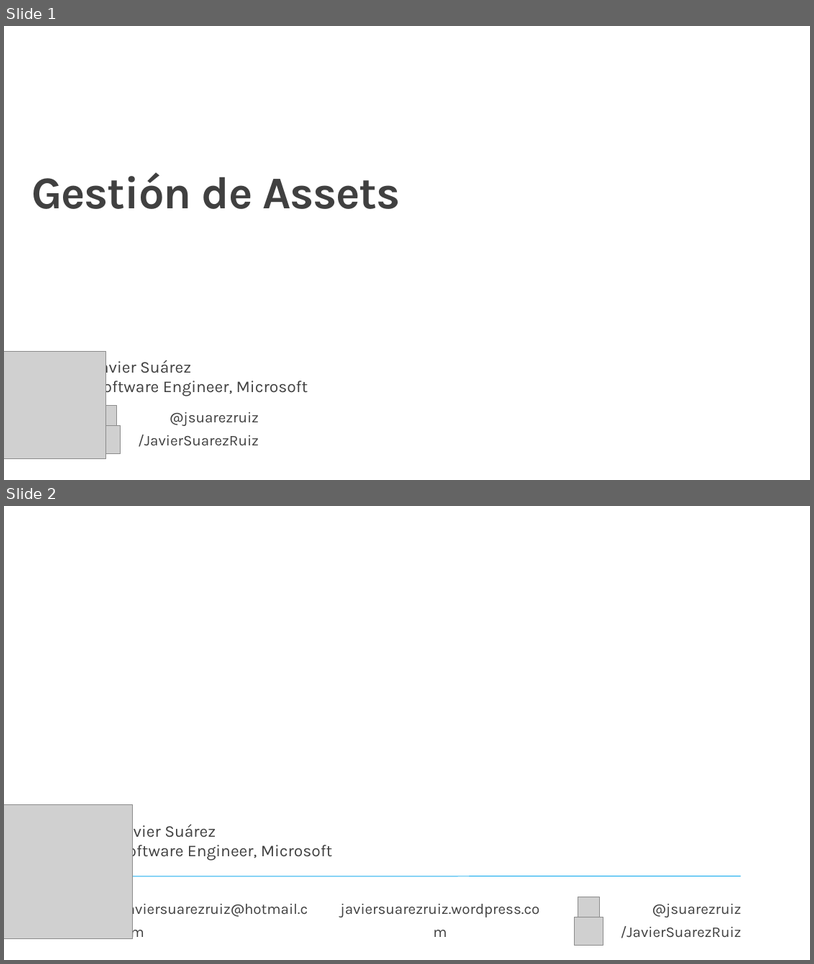
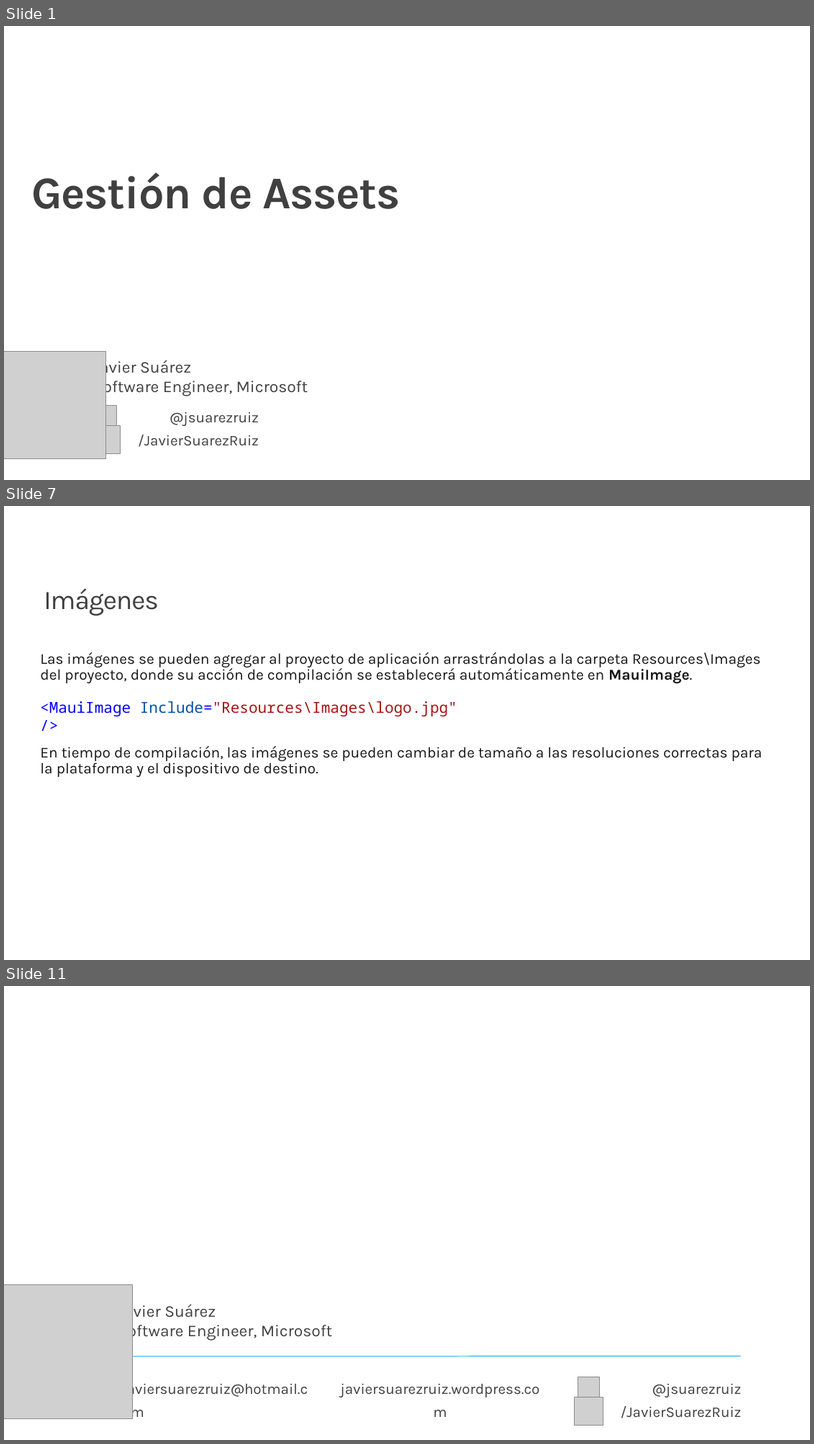
Before and after one commit to jsuarezruiz/taller-dotnet-maui, a slide deck: Bloque 3 - Creación de primera App/Taller12 - Gestión de Assets.pptx. Shown one above the other, each under a label of ours: slides 1 and 2 before the commit, slides 1, 7 and 11 after it; the slides between them are not shown. The pictures are 814x964 and 814x1444 pixels, drawn with LibreOffice and Linux fonts; fonts in the diff are those of the drawing; grey boxes stand for pictures; background and template pictures are left out. Boxes give left, top, right and bottom in pixels: in the first picture for what was removed or moved away, otherwise in the second. Text is boxed around its words. In the diff, an @@ line names an element or a change of style, - is before the commit and + after.

```diff
--- a/Bloque 3 - Creación de primera App/Taller12 - Gestión de Assets.pptx
+++ b/Bloque 3 - Creación de primera App/Taller12 - Gestión de Assets.pptx
@@ slide 7 added at bbox=[4, 506, 810, 960], background #FFFFFF @@
@@ title added at bbox=[44, 588, 159, 615], 32 pt, text #404040 @@
+Imágenes
@@ text added at bbox=[40, 652, 763, 777], 18 pt, text #171717 @@
+Las imágenes se pueden agregar al proyecto de aplicación arrastrándolas a la carpeta Resources\Images del proyecto, donde su acción de compilación se establecerá automáticamente en MauiImage.
+En tiempo de compilación, las imágenes se pueden cambiar de tamaño a las resoluciones correctas para la plataforma y el dispositivo de destino.
@@ text added at bbox=[40, 701, 458, 716], 18 pt, text #A31515 @@
+<MauiImage Include="Resources\Images\logo.jpg" />
@@ what was slide 2 is now slide 11 @@
```
Also in this commit, not shown: 8 other slides added.
